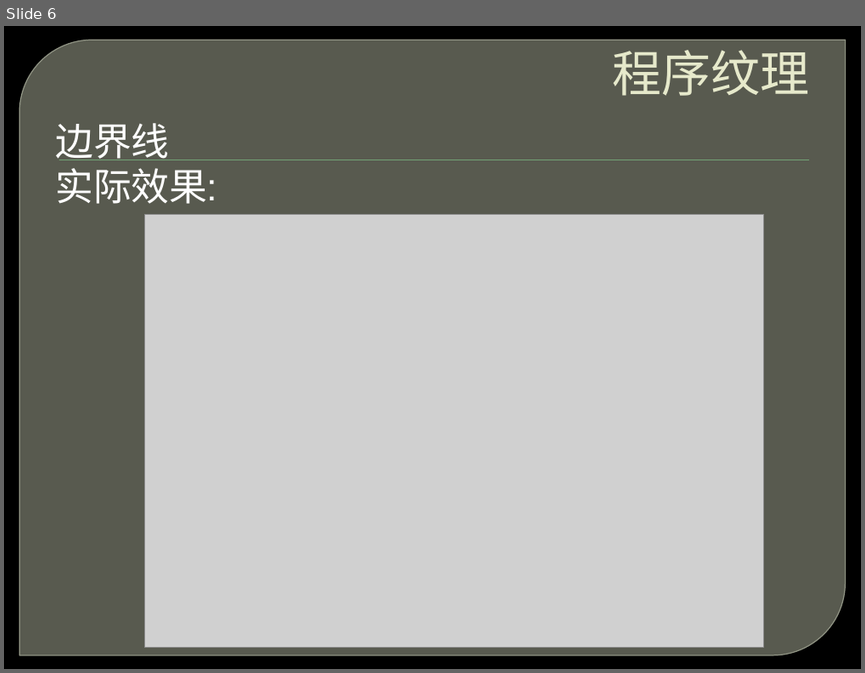
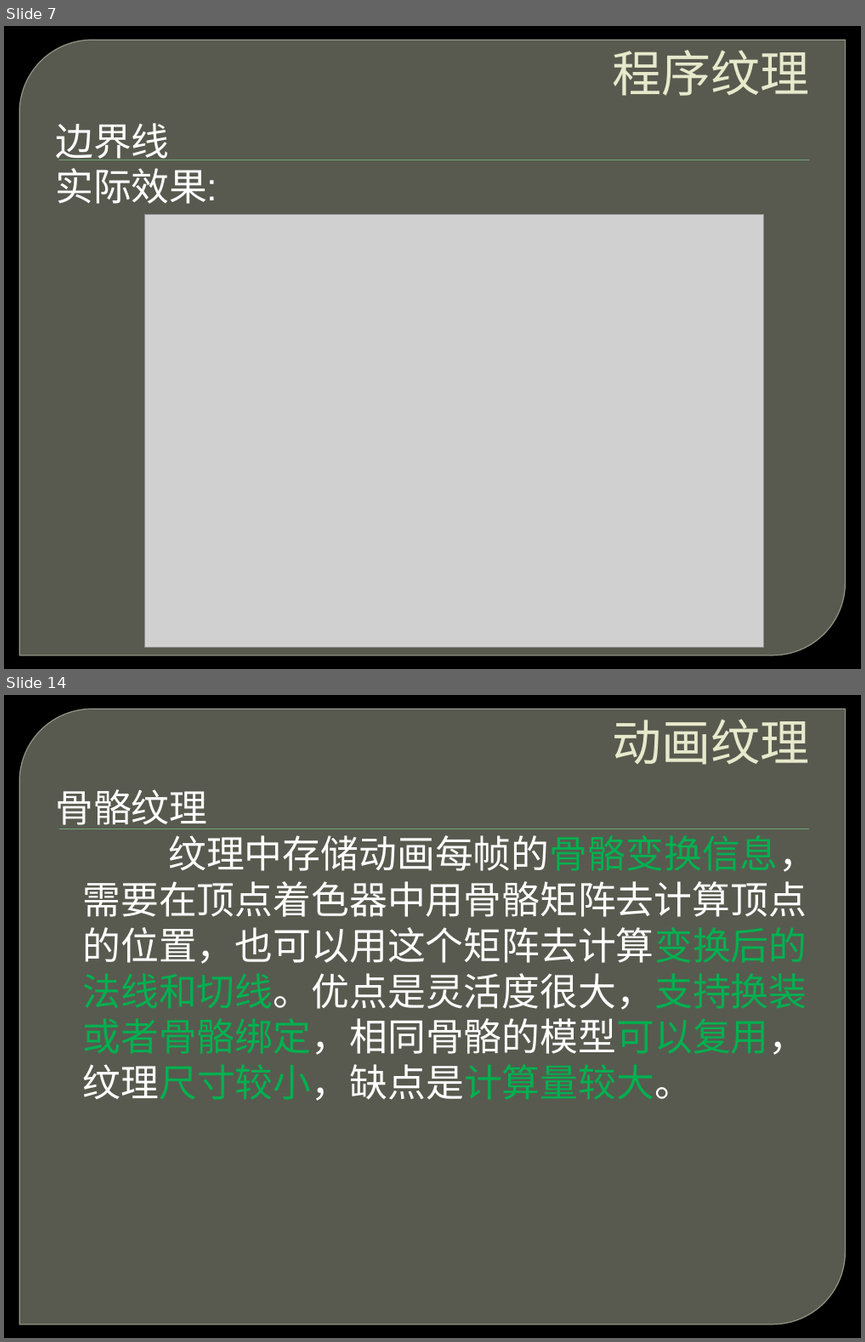
Before and after one commit to ForeverZack/ShaderBrowser, a slide deck: 程序纹理动画纹理.pptx. Shown one above the other, each under a label of ours: slide 6 before the commit, slides 7 and 14 after it; the slides between them are not shown. The pictures are 865x673 and 865x1342 pixels, drawn with LibreOffice and Linux fonts; fonts in the diff are those of the drawing; grey boxes stand for pictures; background and template pictures are left out. Boxes give left, top, right and bottom in pixels: in the first picture for what was removed or moved away, otherwise in the second. Text is boxed around its words. In the diff, an @@ line names an element or a change of style, - is before the commit and + after.

```diff
--- a/程序纹理动画纹理.pptx
+++ b/程序纹理动画纹理.pptx
@@ slide 14 added at [4, 695, 861, 1338], background picture (left out); not listed: 2 template elements that a slide beside it also shows @@
@@ title added at [613, 719, 810, 765], 41.4 pt, text #E7EACB @@
+动画纹理
@@ text added at [55, 789, 817, 1100], 32 pt, text #FFFFFF @@
+骨骼纹理
+纹理中存储动画每帧的骨骼变换信息，需要在顶点着色器中用骨骼矩阵去计算顶点的位置，也可以用这个矩阵去计算变换后的法线和切线。优点是灵活度很大，支持换装或者骨骼绑定，相同骨骼的模型可以复用，纹理尺寸较小，缺点是计算量较大。
@@ what was slide 6 is now slide 7 @@
```
Also in this commit, not shown: 6 slides changed, 9 other slides added.
